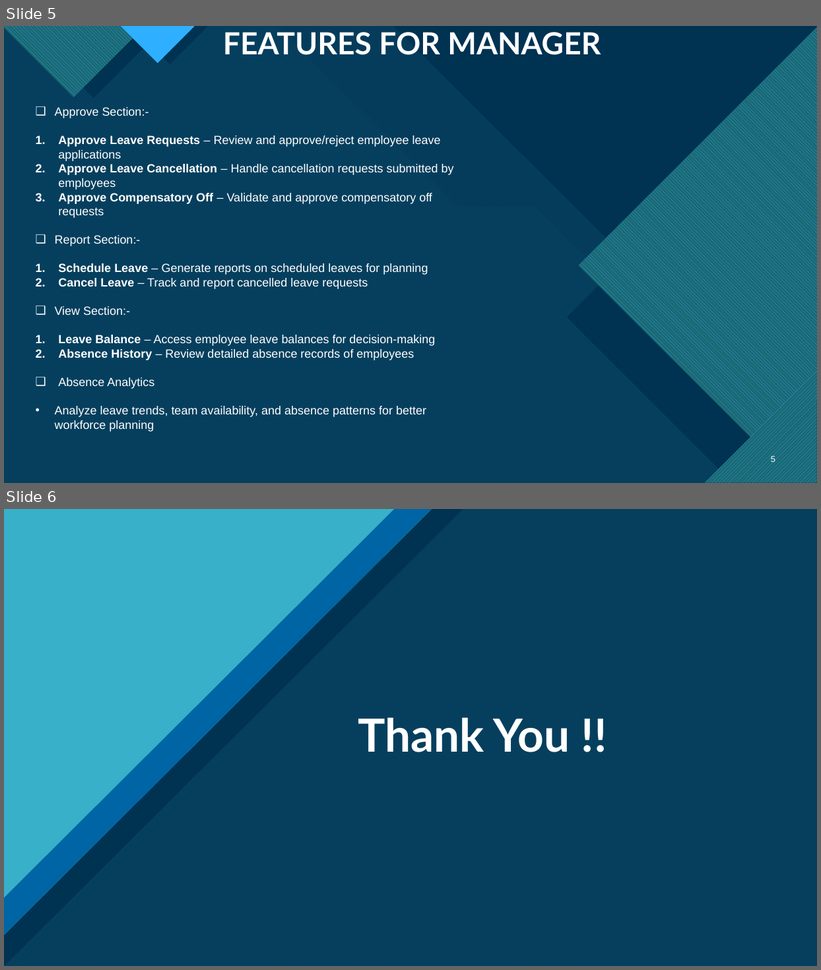
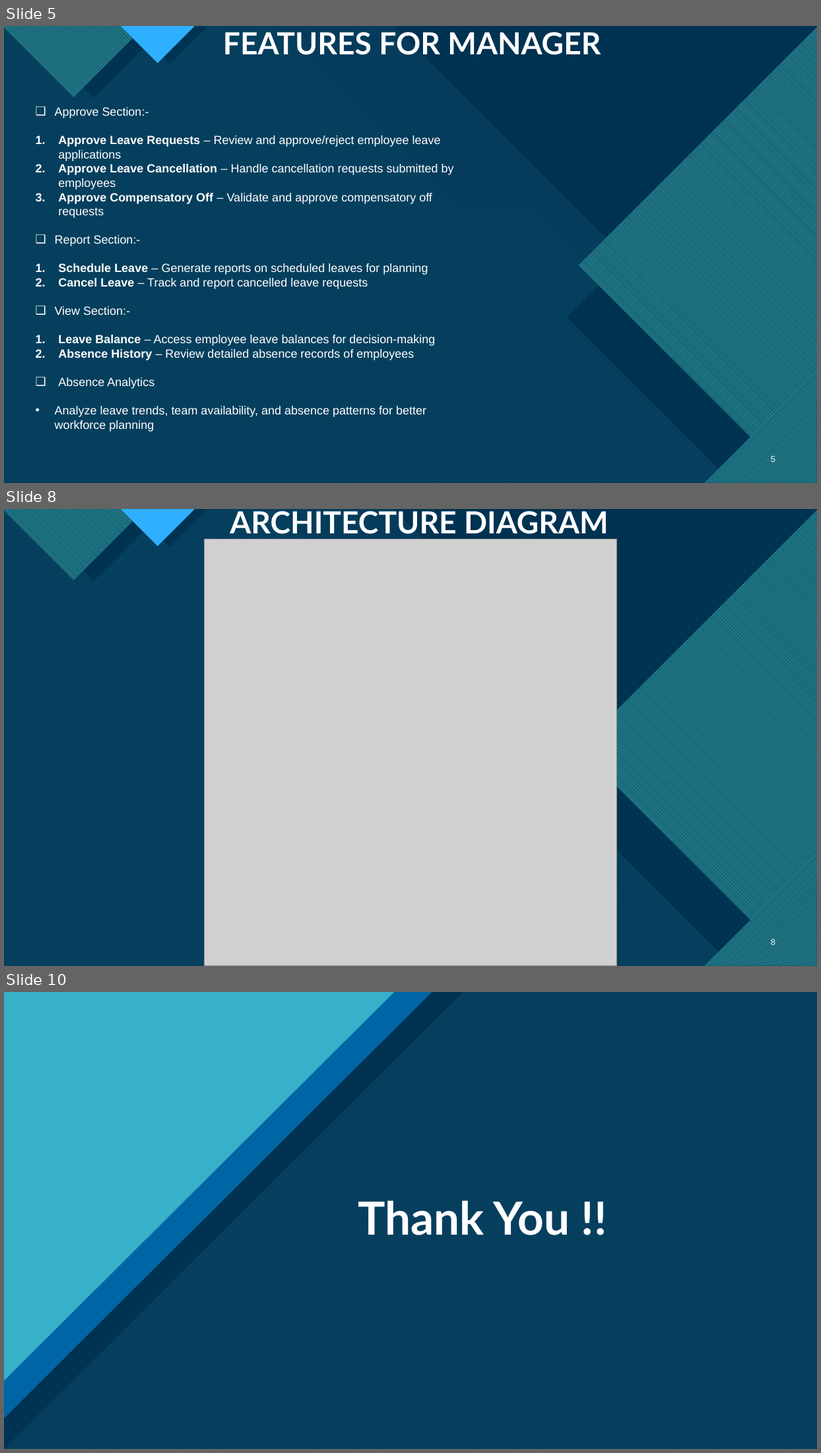
Before and after one commit to SahilShiravale/LRMS, a slide deck: LEAVE REQUEST MANAGEMENT SYSTEM.pptx. Shown one above the other, each under a label of ours: slides 5 and 6 before the commit, slides 5, 8 and 10 after it; the slides between them are not shown. The pictures are 821x970 and 821x1453 pixels, drawn with LibreOffice and Linux fonts; fonts in the diff are those of the drawing; grey boxes stand for pictures. Boxes give left, top, right and bottom in pixels: in the first picture for what was removed or moved away, otherwise in the second. Text is boxed around its words. In the diff, an @@ line names an element or a change of style, - is before the commit and + after.

```diff
--- a/LEAVE REQUEST MANAGEMENT SYSTEM.pptx
+++ b/LEAVE REQUEST MANAGEMENT SYSTEM.pptx
@@ slide 8 added at box(4, 509, 817, 966), background #FFFFFF; not listed: 22 template elements that a slide beside it also shows @@
@@ title added at box(230, 511, 609, 539), 36 pt, text #FFFFFF, bold @@
+ARCHITECTURE DIAGRAM
@@ picture added at box(205, 539, 617, 966) @@
@@ page number added at box(771, 939, 776, 947), 10 pt, text #FFFFFF @@
+8
@@ what was slide 6 is now slide 10 @@
```
Also in this commit, not shown: 3 other slides added.
